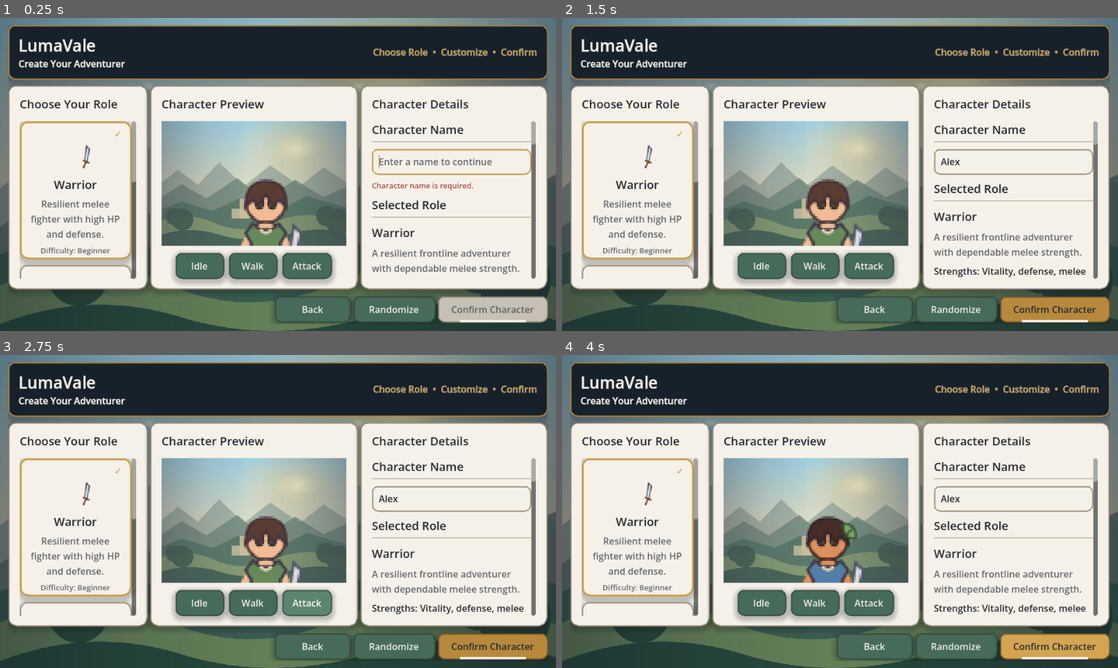
Above: before the commit, frames 1-4 (two rows, left to right).
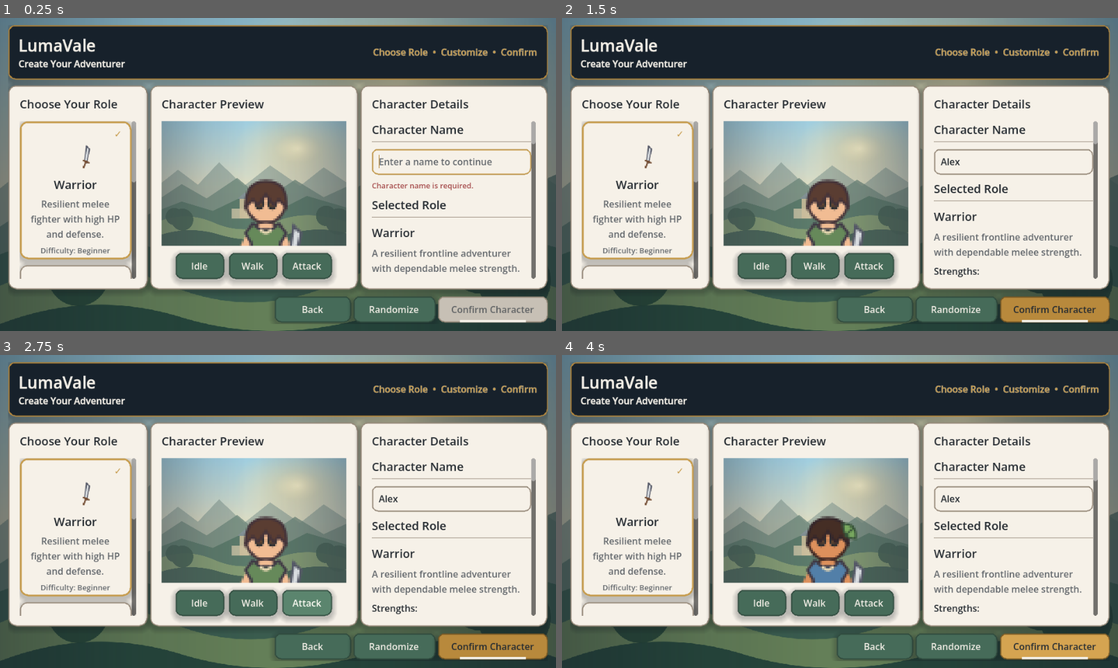
Above: after the commit, the same moments.

Repository: Sherryonline/lumavale
Game: Godot game, scene res://ui/screens/character_selection_v2.tscn
Two runs of this game, one before a commit and one after it. Both use one fixed random seed, a clock stepped at 60 frames per second and the inputs below. This scene is started directly instead of the project's main scene.
Inputs (mouse positions are in pixels of both pictures, inside the frame that each line leads up to):
- Up to frame 1 (0.25 s): no input
- Up to frame 2 (1.5 s): click (1012, 161) at 0.52 s; type "Alex" at 0.6 s; click "✓" at 1.25 s
- Up to frame 3 (2.75 s): click "Attack" at 2 s
- Up to frame 4 (4 s): click "Randomize" at 2.75 s; click "Confirm Character" at 3.5 s

The runs differ from the first frame. In frame 1, less than 0.1% of the frame differs, in the area x 95-97%, y 39-41%; in frame 2, 0.2%, in the area x 75-97%, y 40-83%; in frame 3, 0.2%; in frame 4, 0.2%.

Commit message:
feat: add role selection and starting stats

Diff:
--- a/ui/screens/character_selection_v2.gd
+++ b/ui/screens/character_selection_v2.gd
@@ -6,6 +6,7 @@
 	selection_id: StringName,
 	item: AppearanceItem
 )
+signal role_option_selected(role: RoleData)
 
 const T := preload("res://ui/theme/theme_tokens.gd")
 const ROLE_CARD_SCENE := preload("res://ui/components/role_card.tscn")
@@ -86,6 +87,11 @@
 	ACCESSORY_LEAF as AppearanceItem,
 	ACCESSORY_BAG as AppearanceItem,
 ]
+@export var roles: Array[RoleData] = [
+	WARRIOR as RoleData,
+	RANGER as RoleData,
+	ALCHEMIST as RoleData,
+]
 
 var selected_body: AppearanceItem
 var selected_skin_color: StringName = &""
@@ -96,13 +102,10 @@
 var selected_bottom: AppearanceItem
 var selected_shoes: AppearanceItem
 var selected_accessory: AppearanceItem
-
-var role_resources: Array[RoleData] = [
-	WARRIOR as RoleData,
-	RANGER as RoleData,
-	ALCHEMIST as RoleData,
-]
+var selected_role: RoleData
+
 var _option_cards: Dictionary = {}
+var _role_cards: Dictionary = {}
 var _random := RandomNumberGenerator.new()
 
 @onready var background_overlay: ColorRect = $BackgroundOverlay
@@ -128,10 +131,9 @@
 	_apply_presentation_tokens()
 	_initialize_selection_defaults()
 	_connect_signals()
-	_populate_roles()
 	populate_appearance_sections()
 	_initialize_character_preview()
-	_show_role_details(role_resources[0])
+	populate_roles()
 	validate_form()
 	character_name.grab_focus.call_deferred()
 
@@ -146,6 +148,7 @@
 
 func _connect_signals() -> void:
 	appearance_option_selected.connect(select_appearance)
+	role_option_selected.connect(select_role)
 	randomize_button.pressed.connect(randomize_appearance)
 	character_name.text_changed.connect(_on_character_name_changed)
 	character_name.focus_exited.connect(_trim_character_name)
@@ -165,24 +168,116 @@
 		selected_accessory = _first_available_item(accessory_options)
 
 
-func _populate_roles() -> void:
+func populate_roles() -> void:
 	for child: Node in role_list.get_children():
 		child.queue_free()
-	for index: int in role_resources.size():
-		var role_data := role_resources[index]
-		var card := ROLE_CARD_SCENE.instantiate() as LumaRoleCard
-		card.custom_minimum_size = Vector2(0, 238)
-		card.size_flags_horizontal = Control.SIZE_EXPAND_FILL
-		card.role_name = role_data.display_name
-		card.description = _card_description_for(role_data.id)
-		card.difficulty = role_data.difficulty
-		card.portrait = role_data.portrait if role_data.portrait != null else role_data.icon
-		if not role_data.available:
+	_role_cards.clear()
+	selected_role = null
+	for role_data: RoleData in roles:
+		if role_data == null:
+			continue
+		var card := build_role_card(role_data)
+		role_list.add_child(card)
+		_role_cards[role_data.id] = card
+	var default_role := _default_available_role()
+	if default_role != null:
+		select_role(default_role)
+	else:
+		refresh_role_information()
+		refresh_stats()
+		refresh_starting_weapon()
+		validate_form()
+
+
+func build_role_card(role_data: RoleData) -> LumaRoleCard:
+	var card := ROLE_CARD_SCENE.instantiate() as LumaRoleCard
+	card.custom_minimum_size = Vector2(0, 238)
+	card.size_flags_horizontal = Control.SIZE_EXPAND_FILL
+	card.role_name = role_data.display_name
+	card.description = (
+		_card_description_for(role_data.id)
+		if role_data.available
+		else "Coming Soon"
+	)
+	card.difficulty = role_data.difficulty
+	card.portrait = role_data.portrait if role_data.portrait != null else role_data.icon
+	card.card_state = (
+		LumaRoleCard.CardState.NORMAL
+		if role_data.available
+		else LumaRoleCard.CardState.LOCKED
+	)
+	card.tooltip_text = (
+		role_data.description
+		if role_data.available
+		else "%s is unavailable. Coming Soon." % role_data.display_name
+	)
+	card.set_meta(&"role_id", role_data.id)
+	card.set_meta(&"role_data", role_data)
+	card.pressed.connect(_emit_role_selection.bind(role_data))
+	return card
+
+
+func select_role(role_data: RoleData) -> void:
+	if role_data == null or not role_data.available:
+		return
+	selected_role = role_data
+	for role_id_variant: Variant in _role_cards:
+		var role_id := role_id_variant as StringName
+		var card := _role_cards[role_id] as LumaRoleCard
+		var registered_role := _find_role(role_id)
+		if card == null or registered_role == null:
+			continue
+		if not registered_role.available:
 			card.card_state = LumaRoleCard.CardState.LOCKED
-		elif index == 0:
+		elif role_id == selected_role.id:
 			card.card_state = LumaRoleCard.CardState.SELECTED
-		card.tooltip_text = role_data.description
-		role_list.add_child(card)
+		else:
+			card.card_state = LumaRoleCard.CardState.NORMAL
+	refresh_role_information()
+	refresh_stats()
+	refresh_starting_weapon()
+	validate_form()
+
+
+func refresh_role_information() -> void:
+	if selected_role == null:
+		selected_role_label.text = "No role selected"
+		role_description.text = "Choose an available role to continue."
+		role_strengths.text = ""
+		return
+	selected_role_label.text = selected_role.display_name
+	role_description.text = selected_role.description
+	role_strengths.text = _strengths_for(selected_role.id)
+
+
+func refresh_stats() -> void:
+	for child: Node in stats_container.get_children():
+		child.queue_free()
+	if selected_role == null:
+		return
+	var values := {
+		"HP": selected_role.hp,
+		"Attack": selected_role.attack,
+		"Defense": selected_role.defense,
+		"Speed": selected_role.speed,
+		"Energy": selected_role.energy,
+	}
+	for stat_name: String in values:
+		var name_label := Label.new()
+		name_label.theme_type_variation = &"SecondaryLabel"
+		name_label.text = stat_name
+		stats_container.add_child(name_label)
+		var value_label := Label.new()
+		value_label.theme_type_variation = &"PanelHeading"
+		value_label.text = str(values[stat_name])
+		value_label.horizontal_alignment = HORIZONTAL_ALIGNMENT_RIGHT
+		stats_container.add_child(value_label)
+
+
+func refresh_starting_weapon() -> void:
+	preview_character.set_weapon(
+		selected_role.starting_weapon if selected_role != null else null
+	)
 
 
 func populate_appearance_sections() -> void:
@@ -346,6 +441,7 @@
 
 func validate_form() -> bool:
 	var name_is_valid := validate_name()
+	var role_is_valid := selected_role != null and selected_role.available
 	var appearance_is_valid := (
 		selected_body != null
 		and not selected_skin_color.is_empty()
@@ -357,13 +453,12 @@
 		and selected_shoes != null
 		and selected_accessory != null
 	)
-	var form_is_valid := name_is_valid and appearance_is_valid
+	var form_is_valid := name_is_valid and role_is_valid and appearance_is_valid
 	confirm_button.disabled = not form_is_valid
 	return form_is_valid
 
 
 func _initialize_character_preview() -> void:
-	preview_character.set_weapon(WARRIOR.starting_weapon)
 	update_preview(&"all")
 	preview_character.play_animation(&"idle_down")
 
@@ -440,6 +535,10 @@
 	appearance_option_selected.emit(category, selection_id, item)
 
 
+func _emit_role_selection(role_data: RoleData) -> void:
+	role_option_selected.emit(role_data)
+
+
 func _on_character_name_changed(_new_text: String) -> void:
 	validate_form()
 
@@ -585,42 +684,31 @@
 			return "body"
 
 
-func _show_role_details(role_data: RoleData) -> void:
-	selected_role_label.text = role_data.display_name
-	role_description.text = role_data.description
-	role_strengths.text = "Strengths: %s" % _strengths_for(role_data.id)
-	_fill_stats(role_data)
-
-
-func _fill_stats(role_data: RoleData) -> void:
-	for child: Node in stats_container.get_children():
-		child.queue_free()
-	var values := {
-		"HP": role_data.hp,
-		"Attack": role_data.attack,
-		"Defense": role_data.defense,
-		"Speed": role_data.speed,
-		"Energy": role_data.energy,
-	}
-	for stat_name: String in values:
-		var name_label := Label.new()
-		name_label.theme_type_variation = &"SecondaryLabel"
-		name_label.text = stat_name
-		stats_container.add_child(name_label)
-		var value_label := Label.new()
-		value_label.text = str(values[stat_name])
-		value_label.horizontal_alignment = HORIZONTAL_ALIGNMENT_RIGHT
-		stats_container.add_child(value_label)
-
-
 func _strengths_for(role_id: StringName) -> String:
 	match role_id:
 		&"ranger":
-			return "Precision, mobility, ranged pressure"
+			return "Strengths:\n- High Speed\n- Ranged\n- Precision"
 		&"alchemist":
-			return "Energy, support, utility"
+			return "Strengths:\n- High Energy\n- Support\n- Potions"
 		_:
-			return "Vitality, defense, melee reliability"
+			return "Strengths:\n- High HP\n- High Defense\n- Melee"
+
+
+func _default_available_role() -> RoleData:
+	var warrior := _find_role(&"warrior")
+	if warrior != null and warrior.available:
+		return warrior
+	for role_data: RoleData in roles:
+		if role_data != null and role_data.available:
+			return role_data
+	return null
+
+
+func _find_role(role_id: StringName) -> RoleData:
+	for role_data: RoleData in roles:
+		if role_data != null and role_data.id == role_id:
+			return role_data
+	return null
 
 
 func _card_description_for(role_id: StringName) -> String:
